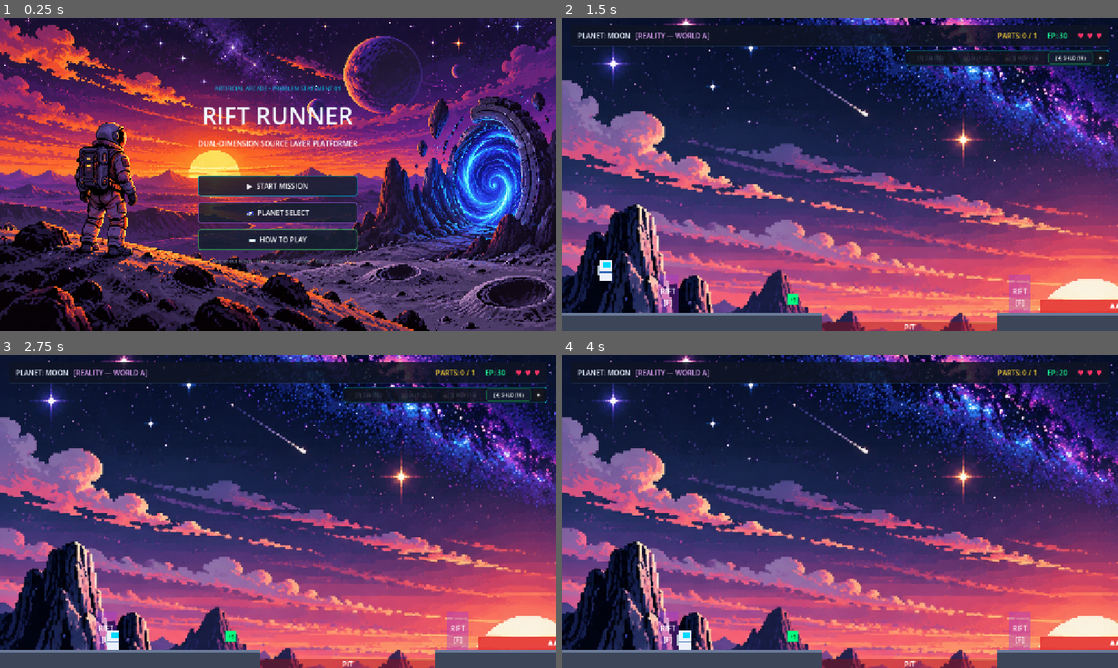
Above: before the commit, frames 1-4 (two rows, left to right).
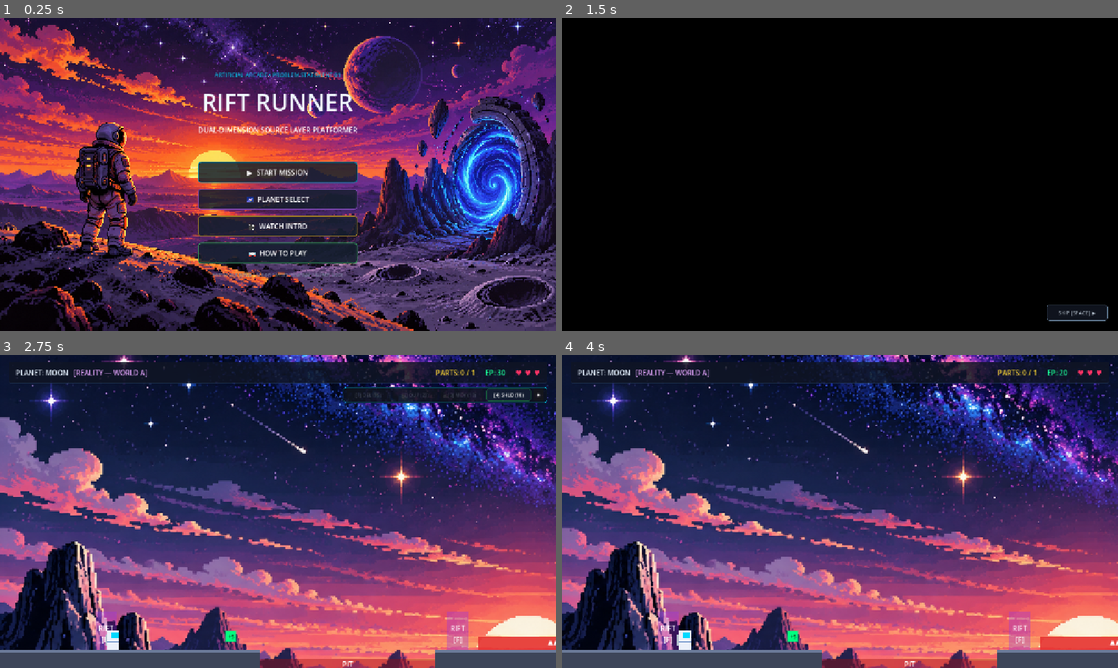
Above: after the commit, the same moments.

Repository: Pratik-sanap/Glitchverse
Game: Godot game, scene res://src/scenes/main.tscn
Two runs of this game, one before a commit and one after it. Both use one fixed random seed, a clock stepped at 60 frames per second and the inputs below. Video files are missing from this copy of the repository; at most half a second of black plays in their place.
Inputs (mouse positions are in pixels of both pictures, inside the frame that each line leads up to):
- Up to frame 1 (0.25 s): no input
- Up to frame 2 (1.5 s): click (840, 227) at 0.5 s, where only the run after the commit has a clickable "🎬 WATCH INTRO"; click "▶ START MISSION" at 1.25 s
- Up to frame 3 (2.75 s): tap Enter at 2, 2.1 s; hold D (move_right) from 2.03 s (still down); tap Space (jump) at 2.27 s
- Up to frame 4 (4 s): release D (move_right) at 2.75 s; click "[4] SHLD (10)" at 2.75 s; click "✖" at 3.5 s

The runs differ from the first frame. In frame 1, 8.5% of the frame differs, in the area x 35-65%, y 17-83%; in frame 2, 98%, in the area x 0-100%, y 0-100%; in frame 3, less than 0.1%; in frame 4, nothing differs.

Commit message:
feat(cinematics): add intro and end credits video playback with skip support

Diff:
--- a/src/scenes/ending_screen.gd
+++ b/src/scenes/ending_screen.gd
@@ -125,6 +125,15 @@
 	btn_title.pressed.connect(func(): get_tree().change_scene_to_file("res://src/scenes/title_screen.tscn"))
 	btn_box.add_child(btn_title)
 
+	if FileAccess.file_exists("res://assets/video/credits.ogv"):
+		var btn_credits: Button = Button.new()
+		btn_credits.text = "🎬 CREDITS VIDEO"
+		btn_credits.custom_minimum_size = Vector2(160, 44)
+		btn_credits.pressed.connect(func():
+			VideoPlayerScene.play_video(get_tree(), "res://assets/video/credits.ogv", "res://src/scenes/ending_screen.tscn")
+		)
+		btn_box.add_child(btn_credits)
+
 
 func _add_score_row(grid: GridContainer, label: String, val: String, col: Color = Color.WHITE) -> void:
 	var l: Label = Label.new()
--- a/src/scenes/game_progress.gd
+++ b/src/scenes/game_progress.gd
@@ -9,6 +9,7 @@
 static var selected_level: int = 1
 static var total_campaign_score: int = 0
 static var level_scores: Dictionary = {1: 0, 2: 0, 3: 0, 4: 0}
+static var intro_shown: bool = false
 
 
 static func unlock_next_level(current_id: int, score: int = 0) -> void:
--- a/src/scenes/gameplay.gd
+++ b/src/scenes/gameplay.gd
@@ -700,7 +700,10 @@
 
 func _on_next_level_requested() -> void:
 	if _level_id >= 4:
-		get_tree().change_scene_to_file("res://src/scenes/ending_screen.tscn")
+		if FileAccess.file_exists("res://assets/video/credits.ogv"):
+			VideoPlayerScene.play_video(get_tree(), "res://assets/video/credits.ogv", "res://src/scenes/ending_screen.tscn")
+		else:
+			get_tree().change_scene_to_file("res://src/scenes/ending_screen.tscn")
 	else:
 		var next_id: int = _level_id + 1
 		GameProgress.selected_level = next_id
--- a/src/scenes/title_screen.gd
+++ b/src/scenes/title_screen.gd
@@ -100,6 +100,11 @@
 	var btn_select: Button = _create_styled_btn("🌌  PLANET SELECT", Color(0.7, 0.4, 1.0))
 	btn_select.pressed.connect(_on_level_select_pressed)
 	btn_box.add_child(btn_select)
+
+	if FileAccess.file_exists("res://assets/video/intro.ogv"):
+		var btn_intro: Button = _create_styled_btn("🎬  WATCH INTRO", Color(0.9, 0.7, 0.2))
+		btn_intro.pressed.connect(_on_watch_intro_pressed)
+		btn_box.add_child(btn_intro)
 
 	var btn_how: Button = _create_styled_btn("📖  HOW TO PLAY", Color(0.3, 0.85, 0.5))
 	btn_how.pressed.connect(_on_how_to_play_pressed)
@@ -235,7 +240,15 @@
 func _on_play_pressed() -> void:
 	# Launch current selected level
 	Game.load_level(GameProgress.selected_level)
-	get_tree().change_scene_to_file("res://src/scenes/gameplay.tscn")
+	if FileAccess.file_exists("res://assets/video/intro.ogv") and not GameProgress.intro_shown:
+		GameProgress.intro_shown = true
+		VideoPlayerScene.play_video(get_tree(), "res://assets/video/intro.ogv", "res://src/scenes/gameplay.tscn")
+	else:
+		get_tree().change_scene_to_file("res://src/scenes/gameplay.tscn")
+
+
+func _on_watch_intro_pressed() -> void:
+	VideoPlayerScene.play_video(get_tree(), "res://assets/video/intro.ogv", "res://src/scenes/title_screen.tscn")
 
 
 func _on_level_select_pressed() -> void:
--- /dev/null
+++ b/src/scenes/video_player.gd
@@ -0,0 +1,117 @@
+## video_player.gd — Fullscreen video player for cutscenes & credits.
+## Role C owns this file.
+class_name VideoPlayerScene
+extends Control
+
+static var video_path: String = ""
+static var next_scene: String = ""
+static var post_action: Callable = Callable()
+
+var _video_player: VideoStreamPlayer
+var _finished: bool = false
+
+
+static func play_video(tree: SceneTree, path: String, target_scene: String, on_finish: Callable = Callable()) -> void:
+	video_path = path
+	next_scene = target_scene
+	post_action = on_finish
+	tree.change_scene_to_file("res://src/scenes/video_player.tscn")
+
+
+func _ready() -> void:
+	_build_ui()
+	_start_playback()
+
+
+func _build_ui() -> void:
+	set_anchors_preset(Control.PRESET_FULL_RECT)
+
+	# Pure black background
+	var bg: ColorRect = ColorRect.new()
+	bg.set_anchors_preset(Control.PRESET_FULL_RECT)
+	bg.color = Color.BLACK
+	add_child(bg)
+
+	# Video stream player
+	_video_player = VideoStreamPlayer.new()
+	_video_player.set_anchors_preset(Control.PRESET_FULL_RECT)
+	_video_player.expand = true
+	_video_player.loop = false
+	_video_player.finished.connect(_on_video_finished)
+	add_child(_video_player)
+
+	# Skip button in bottom right
+	var btn_skip: Button = Button.new()
+	btn_skip.text = "SKIP [SPACE] ▶"
+	btn_skip.custom_minimum_size = Vector2(140, 36)
+	btn_skip.offset_right = -24
+	btn_skip.offset_bottom = -24
+	btn_skip.grow_horizontal = Control.GROW_DIRECTION_BEGIN
+	btn_skip.grow_vertical = Control.GROW_DIRECTION_BEGIN
+	btn_skip.set_anchors_preset(Control.PRESET_BOTTOM_RIGHT)
+
+	var style: StyleBoxFlat = StyleBoxFlat.new()
+	style.bg_color = Color(0.08, 0.1, 0.15, 0.75)
+	style.border_width_left = 1
+	style.border_width_right = 1
+	style.border_width_top = 1
+	style.border_width_bottom = 1
+	style.border_color = Color(0.4, 0.5, 0.6, 0.6)
+	style.corner_radius_top_left = 4
+	style.corner_radius_top_right = 4
+	style.corner_radius_bottom_left = 4
+	style.corner_radius_bottom_right = 4
+	btn_skip.add_theme_stylebox_override("normal", style)
+	btn_skip.add_theme_font_size_override("font_size", 12)
+	btn_skip.add_theme_color_override("font_color", Color(0.8, 0.85, 0.9, 0.8))
+	btn_skip.pressed.connect(_finish)
+	add_child(btn_skip)
+
+
+func _unhandled_input(event: InputEvent) -> void:
+	if event is InputEventKey and event.pressed:
+		if event.keycode == KEY_SPACE or event.keycode == KEY_ESCAPE or event.keycode == KEY_ENTER:
+			get_viewport().set_input_as_handled()
+			_finish()
+
+
+func _start_playback() -> void:
+	if video_path == "" or not FileAccess.file_exists(video_path):
+		print("[VideoPlayer] File not found or empty: ", video_path)
+		call_deferred("_finish")
+		return
+
+	var stream: VideoStream = null
+	if ResourceLoader.exists(video_path):
+		stream = load(video_path)
+	elif ClassDB.class_exists("VideoStreamTheora"):
+		var theora = ClassDB.instantiate("VideoStreamTheora")
+		if theora and theora.has_method("set_file"):
+			theora.set_file(video_path)
+			stream = theora
+
+	if stream:
+		_video_player.stream = stream
+		_video_player.play()
+	else:
+		print("[VideoPlayer] Failed to instantiate video stream for: ", video_path)
+		call_deferred("_finish")
+
+
+func _on_video_finished() -> void:
+	_finish()
+
+
+func _finish() -> void:
+	if _finished:
+		return
+	_finished = true
+
+	if _video_player:
+		_video_player.stop()
+
+	if post_action.is_valid():
+		post_action.call()
+
+	if next_scene != "":
+		get_tree().change_scene_to_file(next_scene)
--- /dev/null
+++ b/src/scenes/video_player.tscn
@@ -0,0 +1,12 @@
+[gd_scene load_steps=2 format=3 uid="uid://video_player_scene"]
+
+[ext_resource type="Script" path="res://src/scenes/video_player.gd" id="1_video"]
+
+[node name="VideoPlayer" type="Control"]
+layout_mode = 3
+anchors_preset = 15
+anchor_right = 1.0
+anchor_bottom = 1.0
+grow_horizontal = 2
+grow_vertical = 2
+script = ExtResource("1_video")
Not shown, added: assets/video/credits.ogv.uid
Not shown, added: assets/video/intro.ogv.uid
Not shown, added: src/scenes/video_player.gd.uid
Not shown, added: assets/video/credits.ogv
Not shown, added: assets/video/intro.ogv
